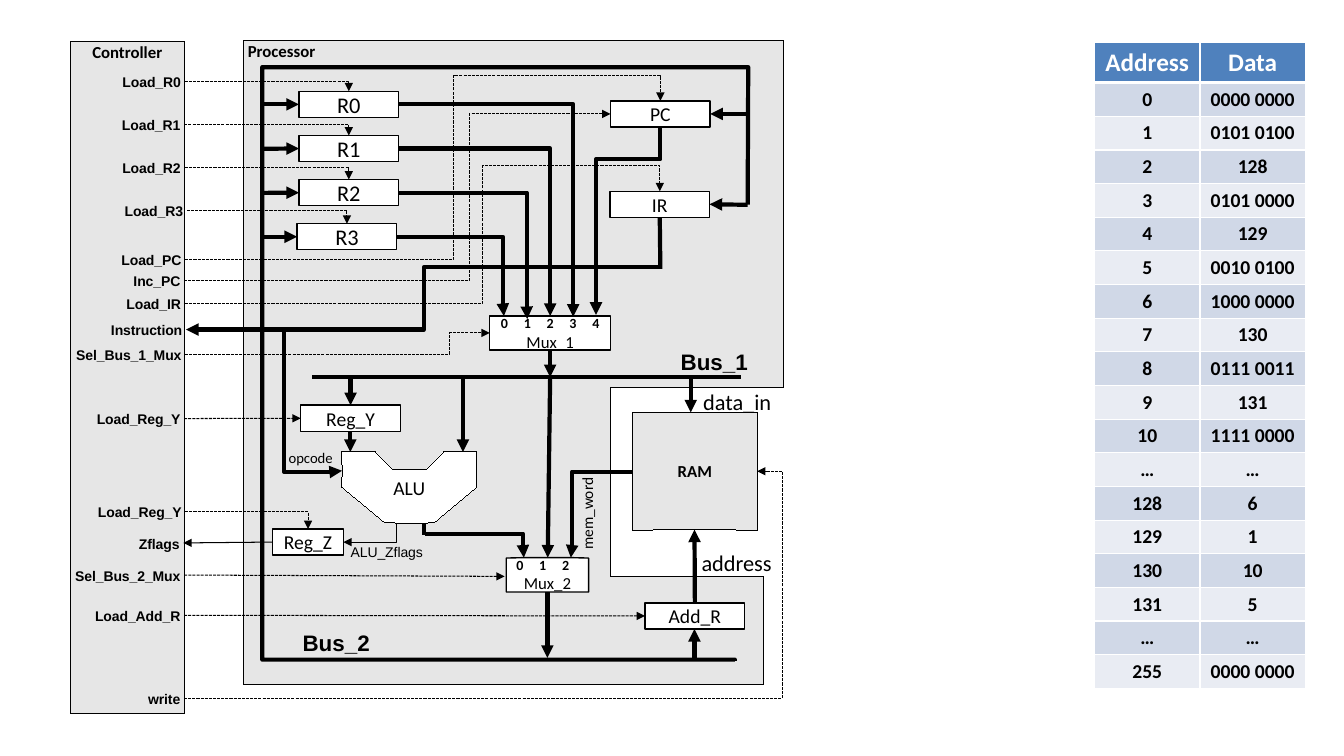
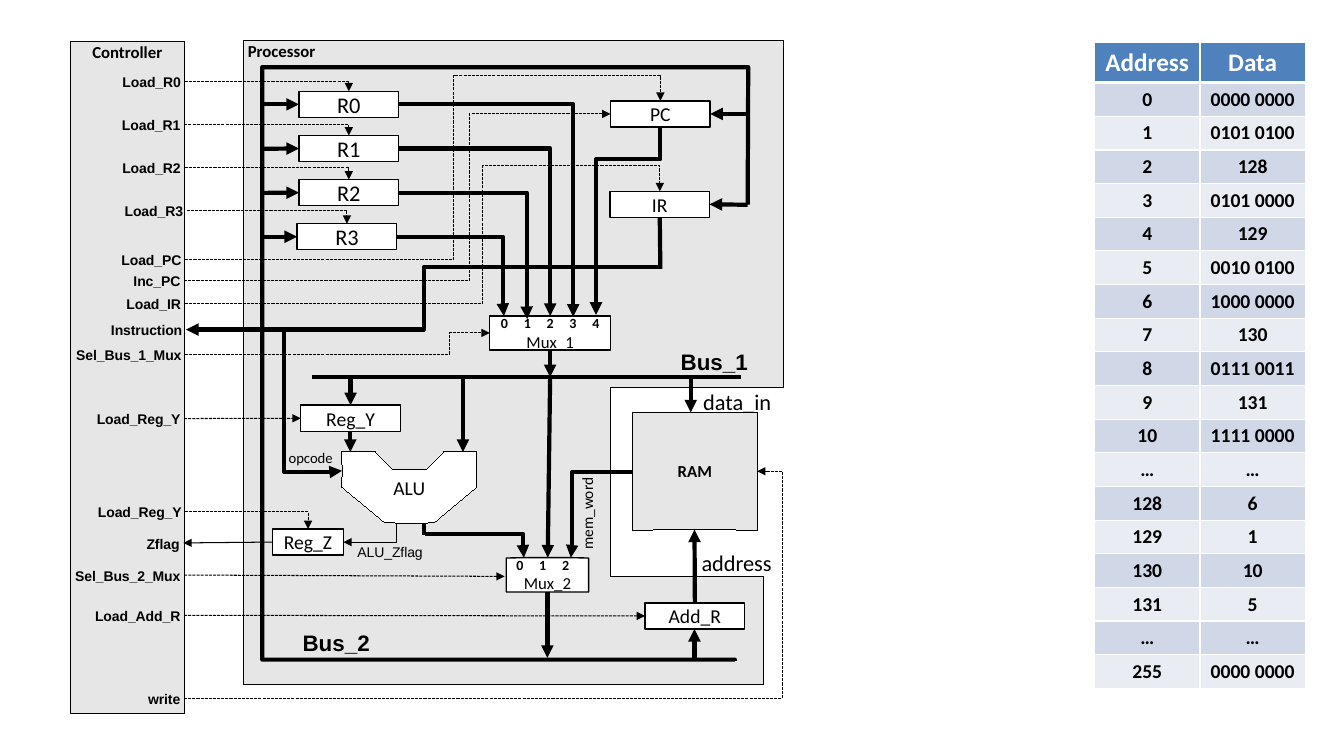
Before and after one commit to NguQuang/RISC_SPM, a slide deck: slide 3 of report/RISC-SPM.pptx. Drawn at 1344x756 pixels with LibreOffice and Linux fonts; fonts in the diff are those of the drawing. Boxes give left, top, right and bottom in pixels: in the first picture for what was removed or moved away, otherwise in the second. Text is boxed around its words. In the diff, an @@ line names an element or a change of style, - is before the commit and + after.

```diff
--- a/report/RISC-SPM.pptx
+++ b/report/RISC-SPM.pptx
@@ text at bbox=[147, 539, 180, 552]: text changed @@
-Zflags
+Zflag
@@ text at bbox=[357, 547, 422, 560]: text changed @@
-ALU_Zflags
+ALU_Zflag
```
Also in this commit, not shown: 5 other slides changed, 8 other files.
